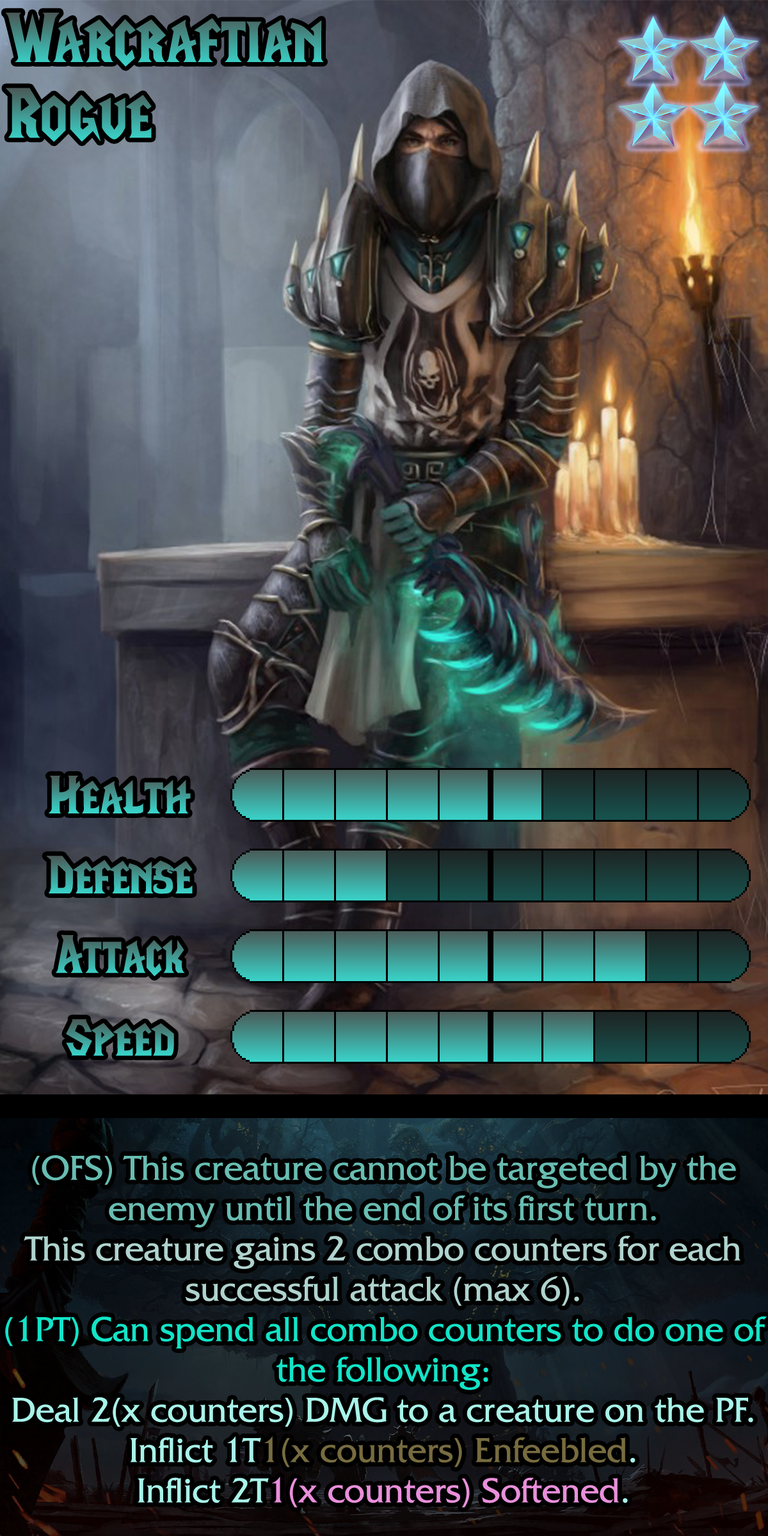
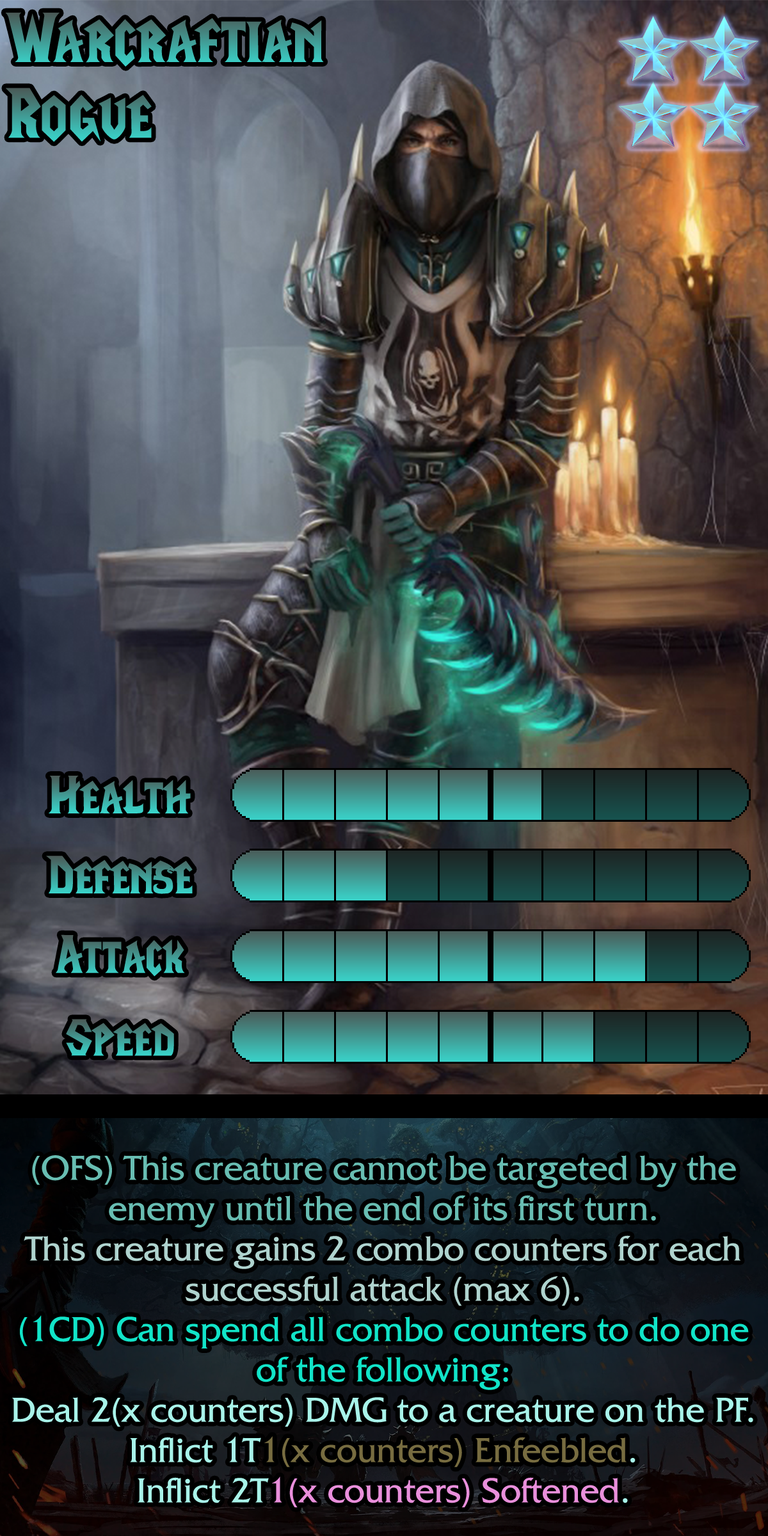
Comparing the layer stacks of the two 768×1536 images. Changes:
painted on "Ability" over [5, 1315, 767, 1390]
